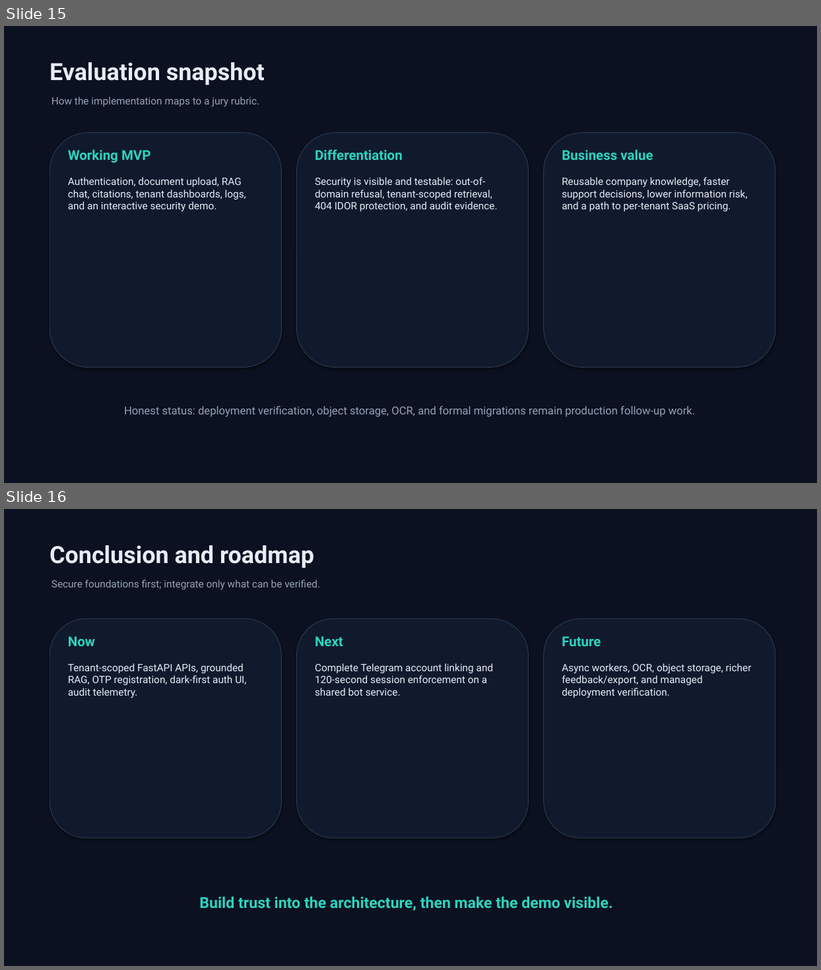
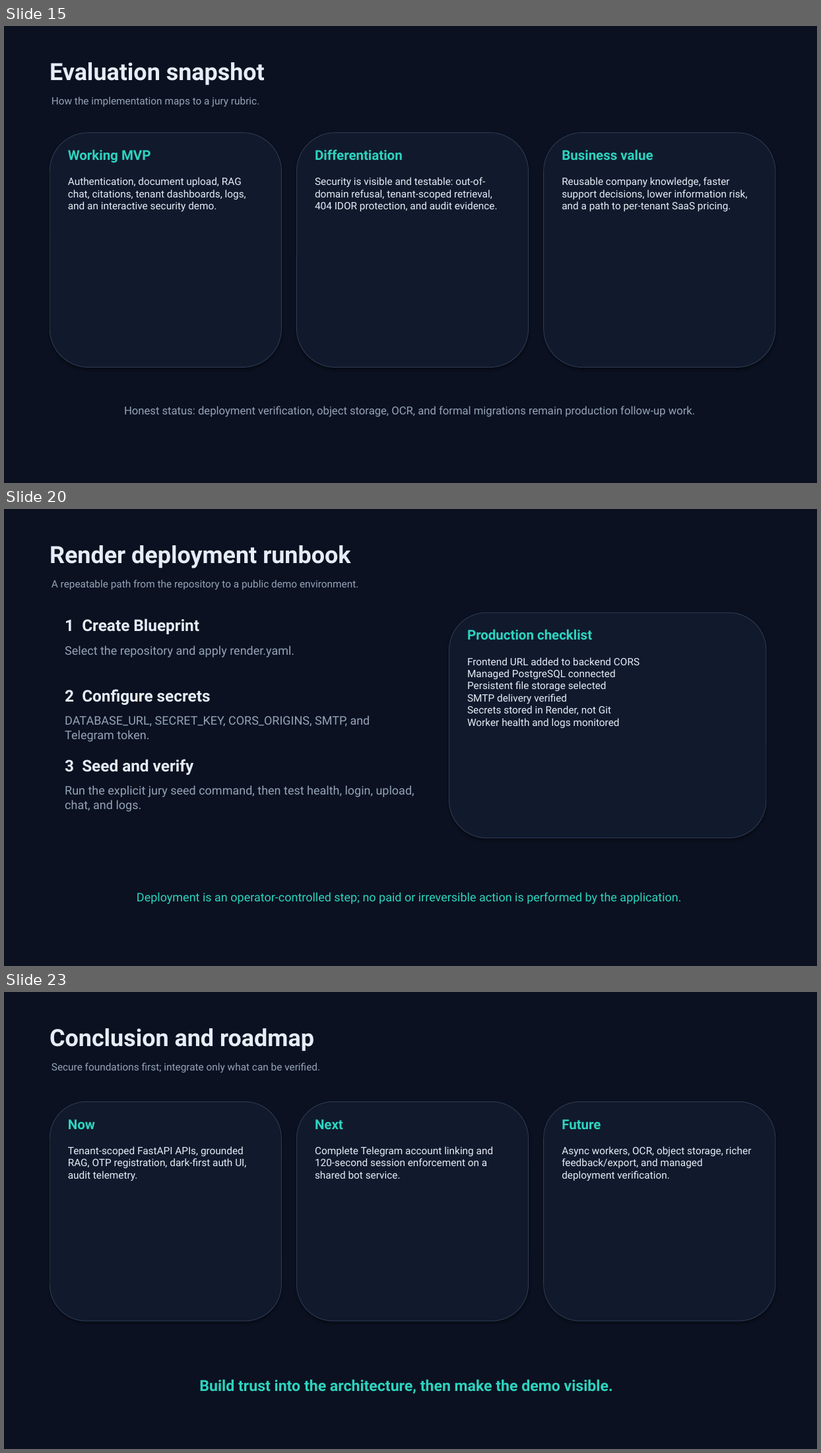
Before and after one commit to aksharganji23/tenantAI, a slide deck: presentation/SaaSsum_AI_Presentation.pptx. Shown one above the other, each under a label of ours: slides 15 and 16 before the commit, slides 15, 20 and 23 after it; the slides between them are not shown. The pictures are 821x970 and 821x1453 pixels, drawn with LibreOffice and Linux fonts; fonts in the diff are those of the drawing. Boxes give left, top, right and bottom in pixels: in the first picture for what was removed or moved away, otherwise in the second. Text is boxed around its words. In the diff, an @@ line names an element or a change of style, - is before the commit and + after.

```diff
--- a/presentation/SaaSsum_AI_Presentation.pptx
+++ b/presentation/SaaSsum_AI_Presentation.pptx
@@ slide 20 added at (x1=4, y1=509, x2=817, y2=966), background #0B1120 @@
@@ text added at (x1=50, y1=545, x2=350, y2=568), 28 pt, text #E5EDF7, bold @@
+Render deployment runbook
@@ text added at (x1=52, y1=580, x2=358, y2=590), 12 pt, text #94A3B8 @@
+A repeatable path from the repository to a public demo environment.
@@ text added at (x1=65, y1=619, x2=199, y2=634), 19 pt, text #E5EDF7, bold @@
+1 Create Blueprint
@@ rounded rectangle added at (x1=450, y1=613, x2=766, y2=838), fill #111A2D, outline #2D3A52 0.75 pt @@
@@ text added at (x1=65, y1=646, x2=294, y2=657), 14 pt, text #94A3B8 @@
+Select the repository and apply render.yaml.
@@ text added at (x1=467, y1=629, x2=592, y2=640), 16 pt, text #2DD4BF, bold @@
+Production checklist
@@ text added at (x1=467, y1=657, x2=640, y2=728), 12 pt, text #E5EDF7 @@
+Frontend URL added to backend CORS
+Managed PostgreSQL connected
+Persistent file storage selected
+SMTP delivery verified
+Secrets stored in Render, not Git
+Worker health and logs monitored
@@ text added at (x1=65, y1=689, x2=211, y2=705), 19 pt, text #E5EDF7, bold @@
+2 Configure secrets
@@ text added at (x1=65, y1=716, x2=370, y2=742), 14 pt, text #94A3B8 @@
+DATABASE_URL, SECRET_KEY, CORS_ORIGINS, SMTP, and Telegram token.
@@ text added at (x1=65, y1=759, x2=194, y2=775), 19 pt, text #E5EDF7, bold @@
+3 Seed and verify
@@ text added at (x1=65, y1=786, x2=415, y2=812), 14 pt, text #94A3B8 @@
+Run the explicit jury seed command, then test health, login, upload, chat, and logs.
@@ text added at (x1=137, y1=892, x2=681, y2=904), 14 pt, text #2DD4BF @@
+Deployment is an operator-controlled step; no paid or irreversible action is performed by the application.
@@ what was slide 16 is now slide 23 @@
```
Also in this commit, not shown: 6 other slides added, 1 other file.
